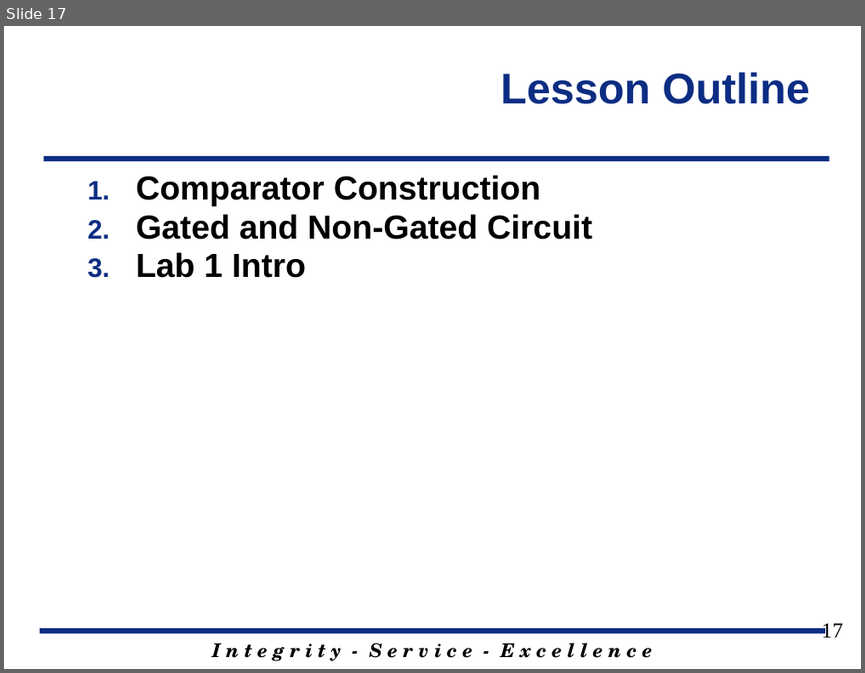
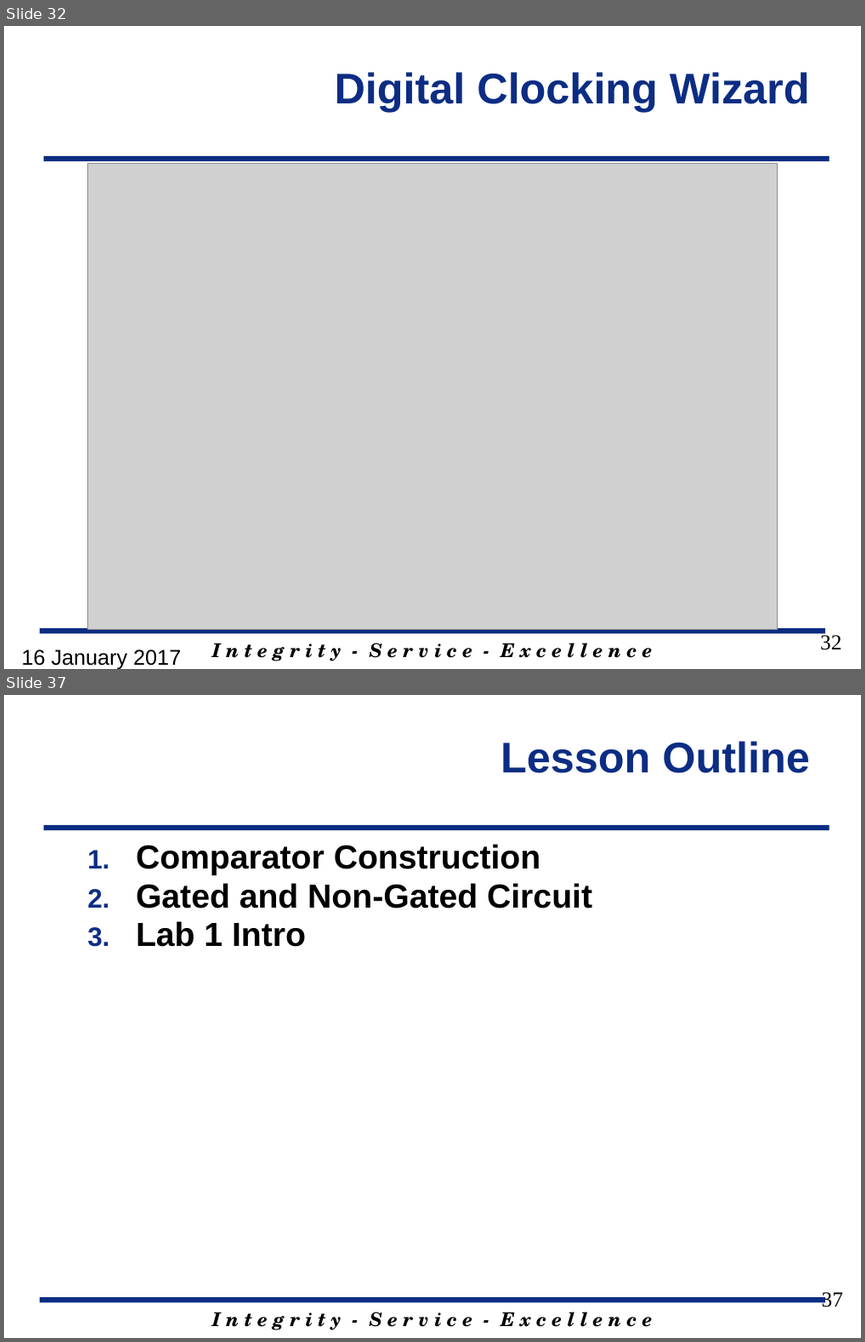
Before and after one commit to jfalkinburg/ECE383_web, a slide deck: lecture/slides/ECE_383_Lec5.pptx. Shown one above the other, each under a label of ours: slide 17 before the commit, slides 32 and 37 after it; the slides between them are not shown. The pictures are 865x673 and 865x1342 pixels, drawn with LibreOffice and Linux fonts; fonts in the diff are those of the drawing; grey boxes stand for pictures; background and template pictures are left out. Boxes give left, top, right and bottom in pixels: in the first picture for what was removed or moved away, otherwise in the second. Text is boxed around its words. In the diff, an @@ line names an element or a change of style, - is before the commit and + after.

Commit message:
Updating Lecture 5 slide and Lab 1 introductions.  Also adding modifying Lab 1 code and adding new images to Lab 1 for new Neyxys Video board.  Additionally changing the reset input to reset_n on all code.

```diff
--- a/lecture/slides/ECE_383_Lec5.pptx
+++ b/lecture/slides/ECE_383_Lec5.pptx
@@ slide 32 added at (4, 26, 861, 669), background #FFFFFF; not listed: 3 template elements that a slide beside it also shows @@
@@ title added at (335, 72, 810, 112), 36 pt, text #0C2D83, bold @@
+Digital Clocking Wizard
@@ picture added at (87, 164, 777, 630) @@
@@ page number added at (820, 632, 841, 650), 18 pt, text #000000 @@
+32
@@ text added at (22, 649, 181, 669), 18 pt, text #000000 @@
+16 January 2017
@@ what was slide 17 is now slide 37 @@
@@ page number at (822, 1292, 843, 1307): text changed @@
-17
+37
```
Also in this commit, not shown: 6 slides changed, 20 other slides added, 1 slide removed, 9 other files.
